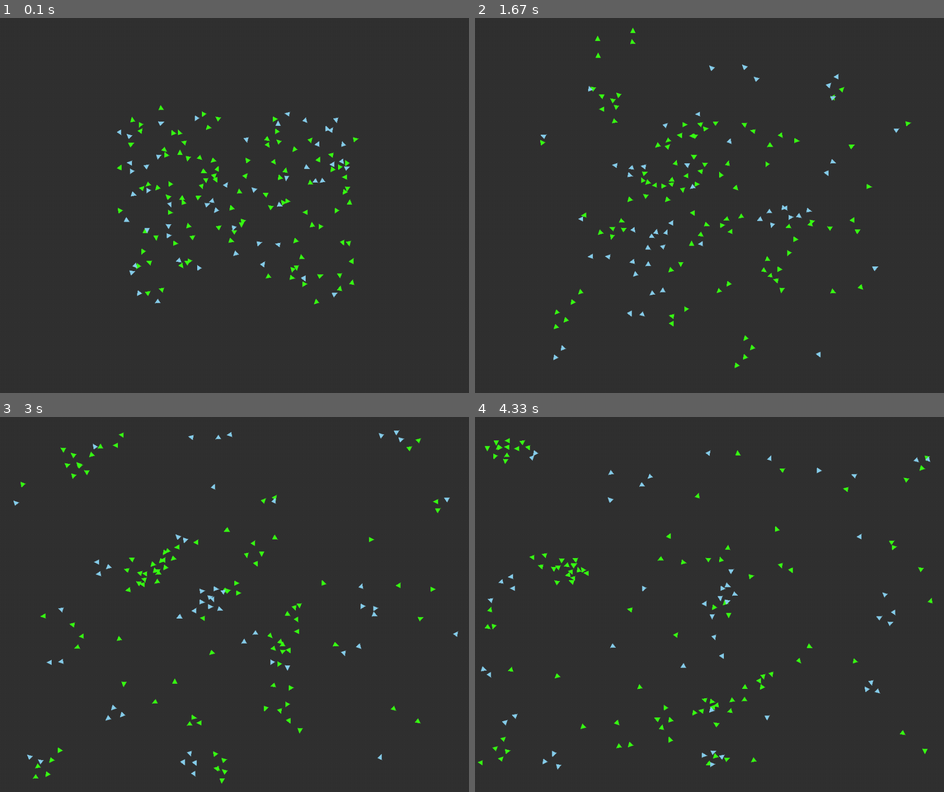
Above: before the commit, frames 1-4 (two rows, left to right).
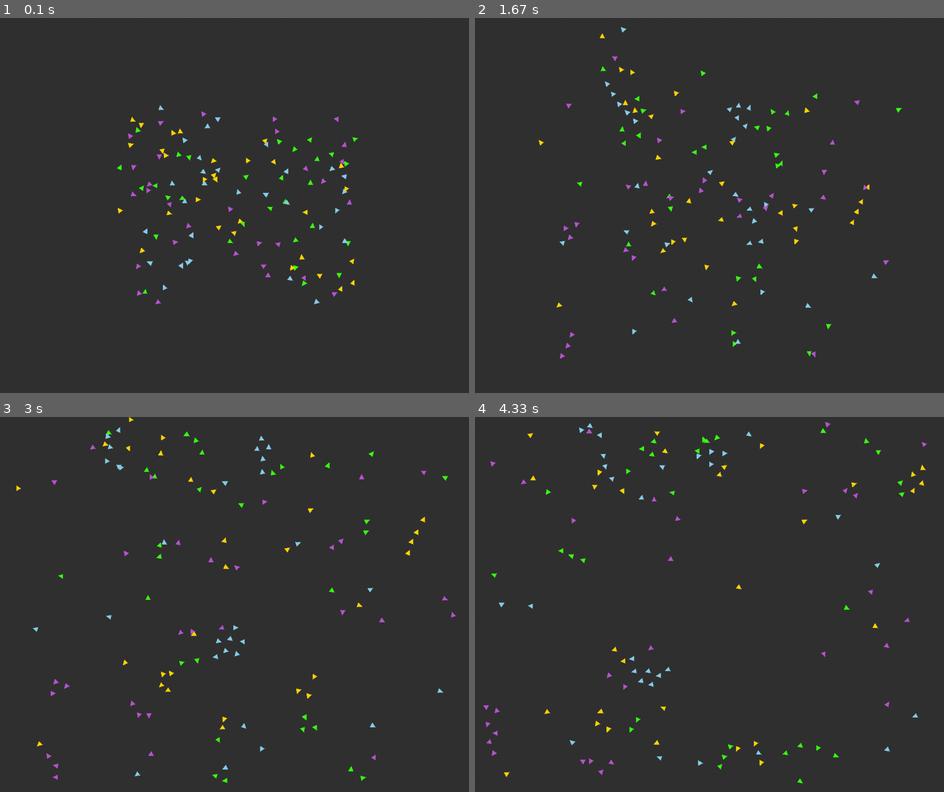
Above: after the commit, the same moments.

Repository: KtianG/pygame-boids-simulation
Game: pygame game, started from main.py
The game is run twice, just before and just after one commit, with the same random seed, the same clock (stepped at 60 frames per second) and the same inputs.
Inputs:
- Up to frame 1 (0.1 s): no input
- Up to frame 2 (1.67 s): no input
- Up to frame 3 (3 s): no input
- Up to frame 4 (4.33 s): no input

The runs differ from the first frame. In frame 1, 1.6% of the frame differs, in the area x 24-77%, y 23-77%; in frame 2, 2.5%; in frame 3, 2.6%; in frame 4, 2.6%, in the area x 0-98%, y 1-98%.

Commit message:
added more flocks generation

Diff:
--- a/flock.py
+++ b/flock.py
@@ -112,22 +112,21 @@
                     count += 1
 
         if count > 0:
+            rand_force_x = (random.random() - 0.5) * 2 * RANDOMNESS
+            rand_force_y = (random.random() - 0.5) * 2 * RANDOMNESS
+
             # Normalize forces
             separation_force /= count
             alignment_force /= count
             cohesion_force /= count
+            rand_force = np.array([rand_force_x, rand_force_y]) / count
 
             # Apply weights
-            rand_force_x = (random.random() - 0.5) * 2 * RANDOMNESS
-            rand_force_y = (random.random() - 0.5) * 2 * RANDOMNESS
             total_force = (
                 SEPARATION_WEIGHT * separation_force
                 + ALIGNMENT_WEIGHT * alignment_force
-                + COHESION_WEIGHT
-                * (
-                    cohesion_force
-                    - np.array([boid.x + rand_force_x, boid.y + rand_force_y])
-                )
+                + COHESION_WEIGHT * (cohesion_force - np.array([boid.x, boid.y]))
+                + rand_force
             )
 
             # Limit the total force to MAX_ACCELERATION
--- a/main.py
+++ b/main.py
@@ -1,7 +1,17 @@
 import pygame
 from boid import Boid
 from flock import Flock
-from variables import BACKGROUND, WIDTH, HEIGHT, FPS, NUM_BOIDS, BOID_COLOR, BOID_COLOR2
+from variables import (
+    BACKGROUND,
+    WIDTH,
+    HEIGHT,
+    FPS,
+    BOID_COLOR,
+    BOID_COLOR2,
+    BOID_COLOR3,
+    BOID_COLOR4,
+    BOID_COLOR5,
+)
 
 pygame.init()
 screen = pygame.display.set_mode((WIDTH, HEIGHT))
@@ -16,7 +26,7 @@
 
     The function performs the following tasks:
     - Initializes the game window and clock.
-    - Creates two flocks of boids with different colors and sizes.
+    - Creates flocks of boids with different colors and sizes.
     - Runs the game loop, handling user input to pause/play the simulation and
       updating and drawing the boids.
     - Handles quitting the game when the user closes the window.
@@ -27,8 +37,12 @@
     count = 0
     update_frequency = 30
 
-    flock = Flock(BOID_COLOR, 100)
-    flock2 = Flock(BOID_COLOR2, 50)
+    colors = [BOID_COLOR, BOID_COLOR2, BOID_COLOR3, BOID_COLOR4]
+    flocks = []
+
+    for color in colors:
+        flock = Flock(color, 30)
+        flocks.append(flock)
 
     while running:
         clock.tick(FPS)
@@ -50,10 +64,9 @@
                     count = 0
 
         screen.fill(BACKGROUND)
-        flock.update()
-        flock.draw(screen)
-        flock2.update()
-        flock2.draw(screen)
+        for flock in flocks:
+            flock.update()
+            flock.draw(screen)
         pygame.display.update()
 
     pygame.quit()
--- a/variables.py
+++ b/variables.py
@@ -22,4 +22,4 @@
 NEIGHBOR_DIST = 50
 SEPARATION_WEIGHT = 1.5
 ALIGNMENT_WEIGHT = 1.0
-COHESION_WEIGHT = 0.5
+COHESION_WEIGHT = 0.1
